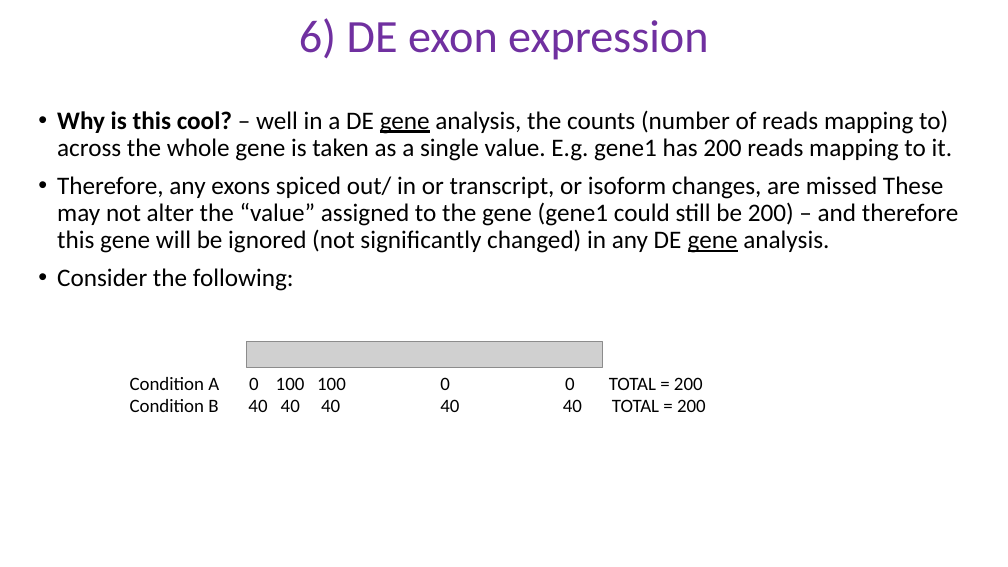
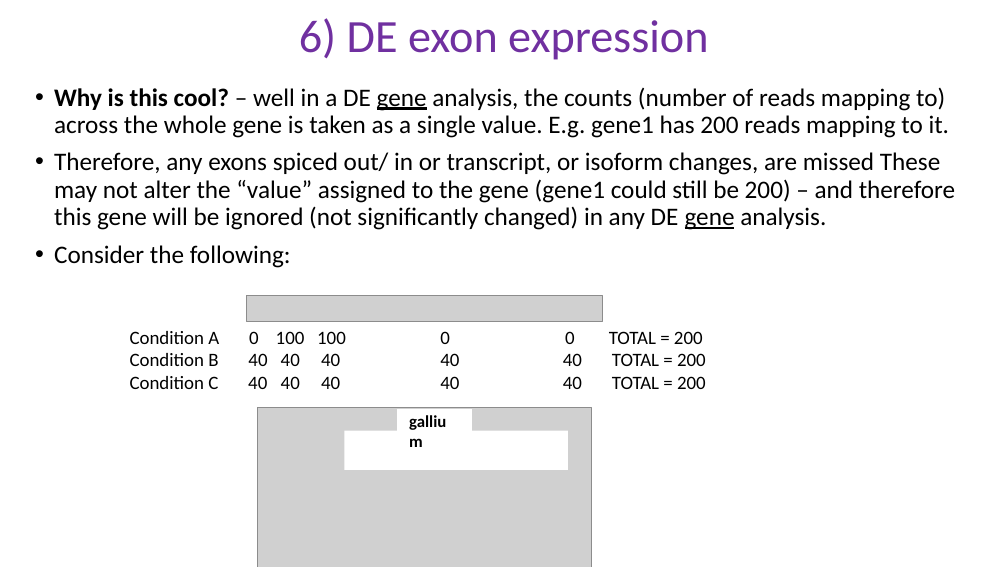
Before and after one commit to schlogl2017/RNAseq_workshop, a slide deck: slide 9 of powerpoint/6_RNAseq_DE.pptx (slide 10 before the commit). Drawn at 1008x567 pixels with LibreOffice and Linux fonts; fonts in the diff are those of the drawing; grey boxes stand for pictures. Boxes give left, top, right and bottom in pixels: in the first picture for what was removed or moved away, otherwise in the second. Text is boxed around its words. In the diff, an @@ line names an element or a change of style, - is before the commit and + after.

```diff
--- a/powerpoint/6_RNAseq_DE.pptx
+++ b/powerpoint/6_RNAseq_DE.pptx
@@ text "Why is this cool? – ...": place and size @@
-text "Why is this cool? – ..." at (57, 110, 958, 291)
+text "Why is this cool? – ..." at (54, 88, 955, 268)
@@ picture: place and size @@
-picture at (247, 341, 603, 368)
+picture at (247, 296, 603, 322)
@@ text "Condition A 0 100 100 ...": place and size @@
-text "Condition A 0 100 100 ..." at (130, 377, 703, 412)
+text "Condition A 0 100 100 ..." at (130, 331, 703, 389)
@@ text at (440, 331, 703, 389): paragraph added @@
+Condition C 40 40 40 40 40 TOTAL = 200
@@ group added at (257, 407, 591, 567): 2 rectangles, 1 picture, 1 text @@
+gallium
```
Also in this commit, not shown: 12 other slides changed, 1 slide added, 1 slide removed, 22 other files.
